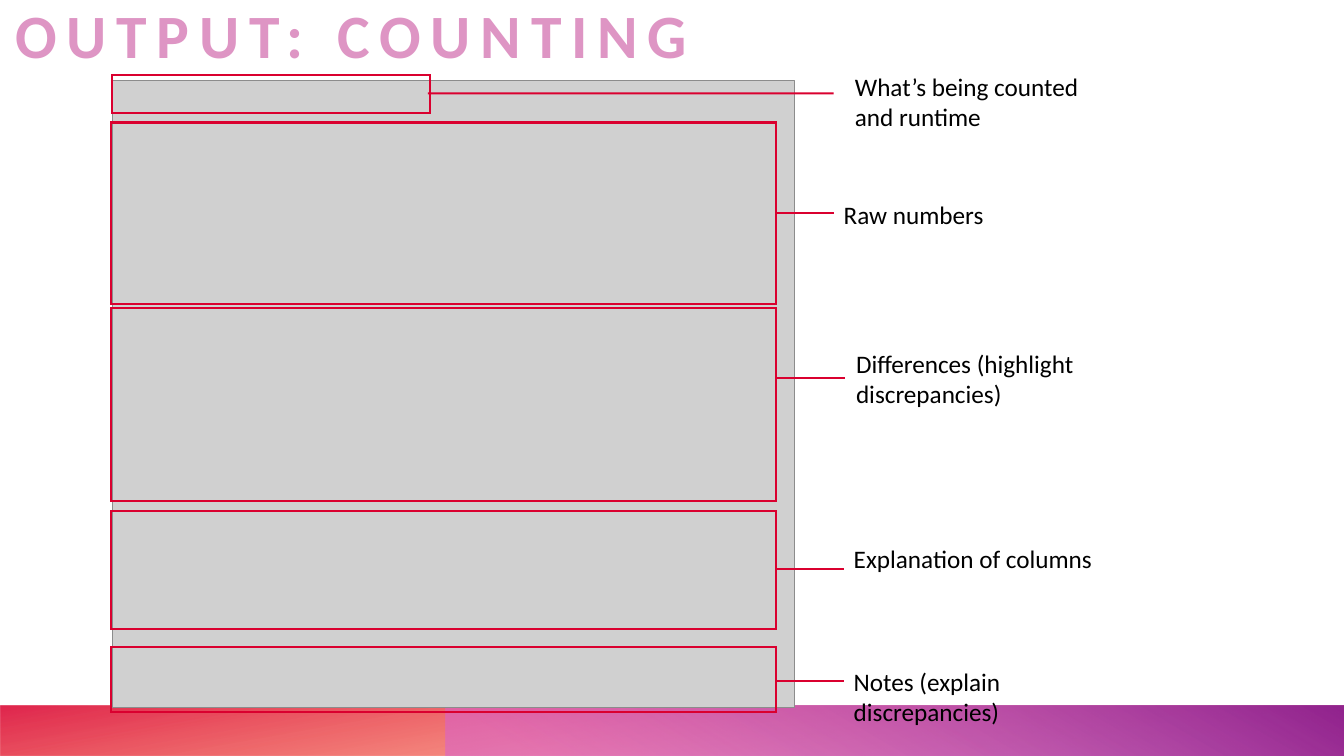
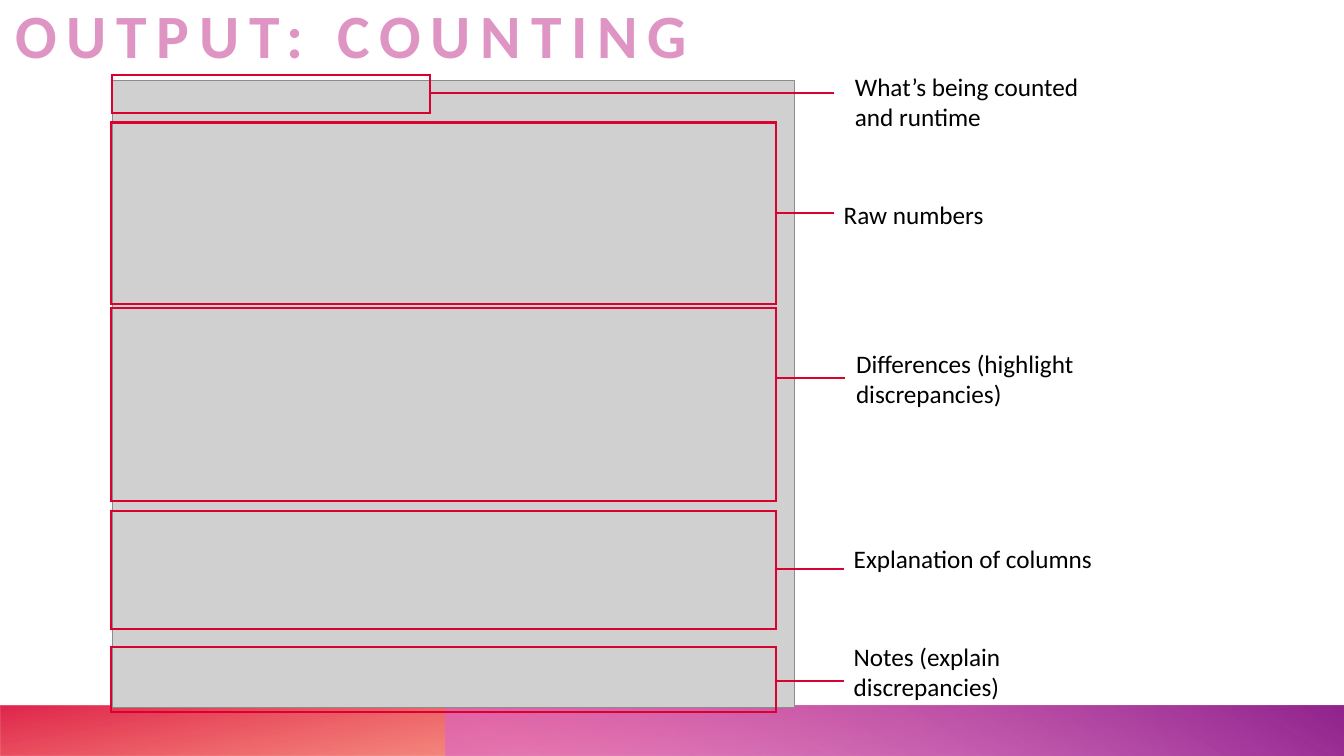
Before and after one commit to UTHealthCHCD-TACC/uthealth-dw, a slide deck: slide 6 of greenplum/datawarehouse/documentation/data-warehouse-QA-summary.pptx (slide 4 before the commit). Drawn at 1344x756 pixels with LibreOffice and Linux fonts; fonts in the diff are those of the drawing; grey boxes stand for pictures. Boxes give left, top, right and bottom in pixels: in the first picture for what was removed or moved away, otherwise in the second. Text is boxed around its words. In the diff, an @@ line names an element or a change of style, - is before the commit and + after.

```diff
--- a/greenplum/datawarehouse/documentation/data-warehouse-QA-summary.pptx
+++ b/greenplum/datawarehouse/documentation/data-warehouse-QA-summary.pptx
@@ text "Notes (explain discrepancies)": place and size @@
-text "Notes (explain discrepancies)" at bbox=[854, 672, 1000, 725]
+text "Notes (explain discrepancies)" at bbox=[854, 647, 1000, 700]
```
Also in this commit, not shown: 5 other slides changed, 8 slides added, 3 slides removed, 6 other files.
